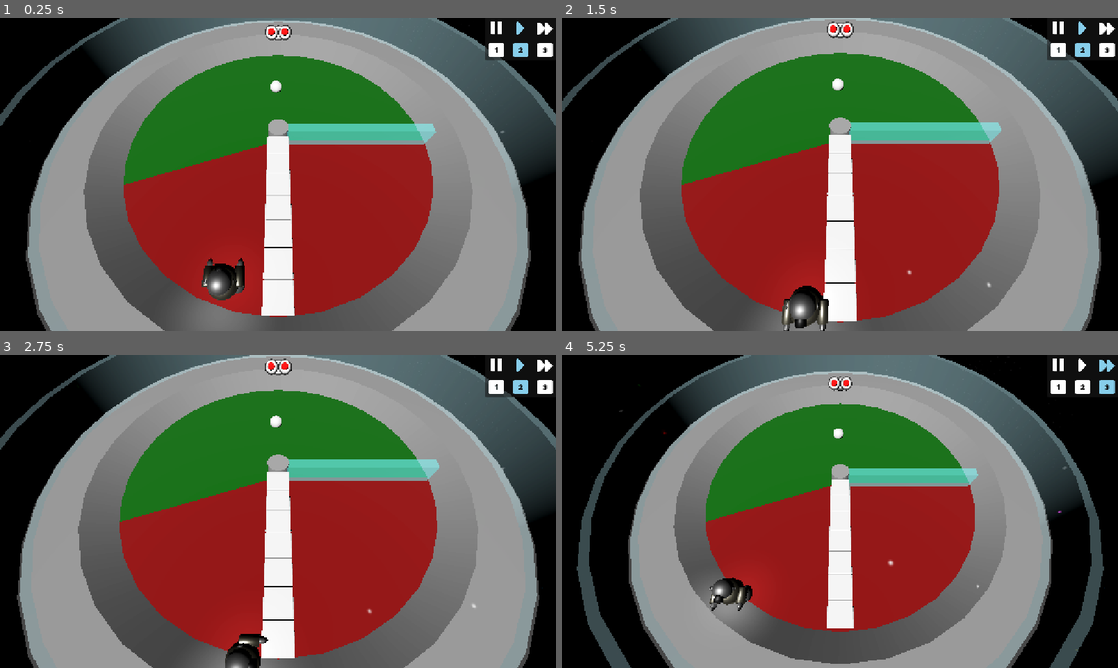
Above: before the commit, frames 1-4 (two rows, left to right).
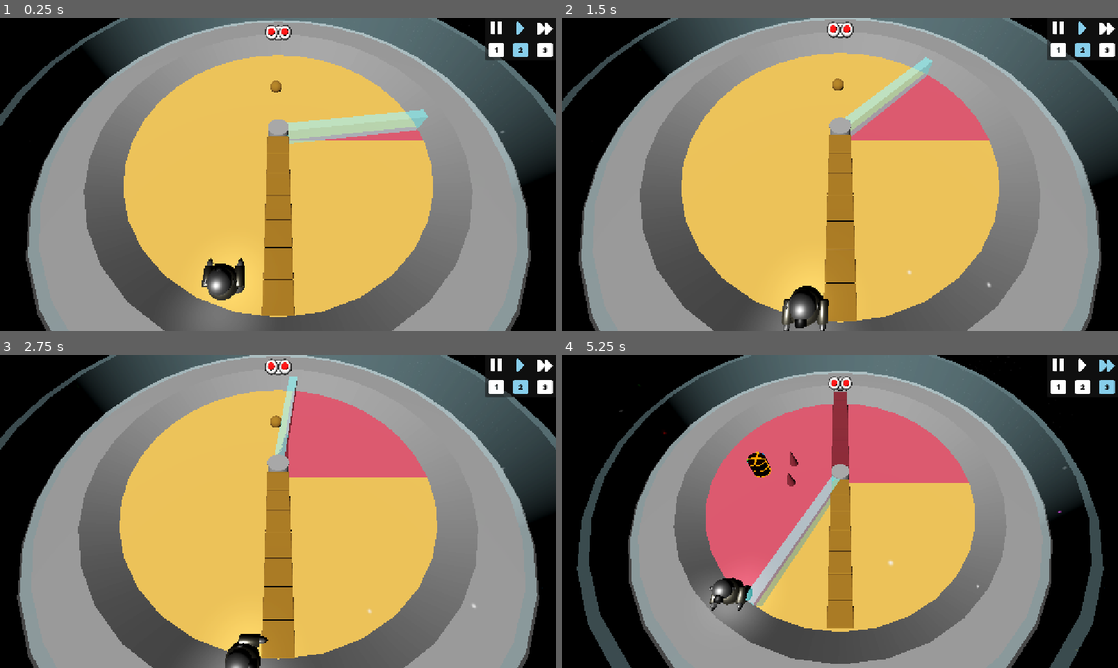
Above: after the commit, the same moments.

Repository: MisterIXI/gmtk25
Game: Godot game, scene res://scenes/levels/tutorial_level_3.tscn
The game is run twice, just before and just after one commit, with the same random seed, the same clock (stepped at 60 frames per second) and the same inputs. This scene is started directly instead of the project's main scene.
Inputs (mouse positions are in pixels of both pictures, inside the frame that each line leads up to):
- Up to frame 1 (0.25 s): no input
- Up to frame 2 (1.5 s): tap Enter at 0.5 s; move the mouse to (962, 158) at 0.52 s; hold D (move_right) 0.53-1.28 s; hold E (interact) 0.53-1.28 s; tap Space (jump) at 0.77 s; move the mouse to (728, 190) at 1.27 s; hold S (move_down) from 1.28 s (still down); tap Mouse wheel up (zoom_in) at 1.35 s
- Up to frame 3 (2.75 s): tap Space (jump) at 1.52 s; move the mouse to (333, 442) at 2.02 s; release S (move_down) at 2.03 s; hold D (move_right) from 2.03 s (still down); tap Mouse wheel down (zoom_out) at 2.1 s
- Up to frame 4 (5.25 s): move the mouse to (812, 574) at 2.77 s; release D (move_right) at 2.78 s; hold W (move_up) 2.78-3.53 s; tap 1 at 2.85 s; tap Space (jump) at 3.02, 3.77, 4.52 s; move the mouse to (1006, 558) at 3.52 s; hold A (move_left) 3.53-5.03 s; tap 2 at 3.6 s; move the mouse to (673, 464) at 4.27 s; tap 3 at 4.35 s; move the mouse to (867, 511) at 5.02 s; hold S (move_down) from 5.03 s (still down); hold E (interact) from 5.03 s (still down)

The runs differ from the first frame. In frame 1, 36% of the frame differs, in the area x 22-79%, y 11-96%; in frame 2, 38%; in frame 3, 38%, in the area x 21-79%, y 6-98%; in frame 4, 28%.
Error before the commit: Out of bounds get index '0' (on base: 'Array[Disk]') (res://scenes/wiper_mechanic/time_wiper.gd:35)

Commit message:
tutorial fix fixes

Diff:
--- a/scenes/levels/tutorial_level_2.tscn
+++ b/scenes/levels/tutorial_level_2.tscn
@@ -11,7 +11,9 @@
 
 [node name="tutorial_level_2" type="Node3D"]
 
-[node name="TimeWiper" parent="." instance=ExtResource("1_0wjh6")]
+[node name="TimeWiper" parent="." node_paths=PackedStringArray("disks") instance=ExtResource("1_0wjh6")]
+disks = [NodePath("../Disk0"), NodePath("../Disk1")]
+object_colors = Array[Color]([Color(0.574563, 0.402002, 0.102642, 1), Color(0.460413, 0.122636, 0.173988, 1), Color(7.94157e-07, 0.302315, 0.352594, 1), Color(0.320819, 0.450246, 0.340053, 1), Color(0.215686, 0.117647, 0.188235, 1)])
 
 [node name="Disk0" parent="." instance=ExtResource("2_hlfq5")]
 
--- a/scenes/levels/tutorial_level_3.tscn
+++ b/scenes/levels/tutorial_level_3.tscn
@@ -16,7 +16,9 @@
 
 [node name="tutorial_level_3" type="Node3D"]
 
-[node name="TimeWiper" parent="." instance=ExtResource("1_syl3b")]
+[node name="TimeWiper" parent="." node_paths=PackedStringArray("disks") instance=ExtResource("1_syl3b")]
+disks = [NodePath("../Disk0"), NodePath("../Disk1"), NodePath("../Disk2")]
+object_colors = Array[Color]([Color(0.574563, 0.402002, 0.102642, 1), Color(0.460413, 0.122636, 0.173988, 1), Color(7.94157e-07, 0.302315, 0.352594, 1), Color(0.320819, 0.450246, 0.340053, 1), Color(0.215686, 0.117647, 0.188235, 1)])
 
 [node name="Disk0" parent="." instance=ExtResource("2_fptfu")]
 
